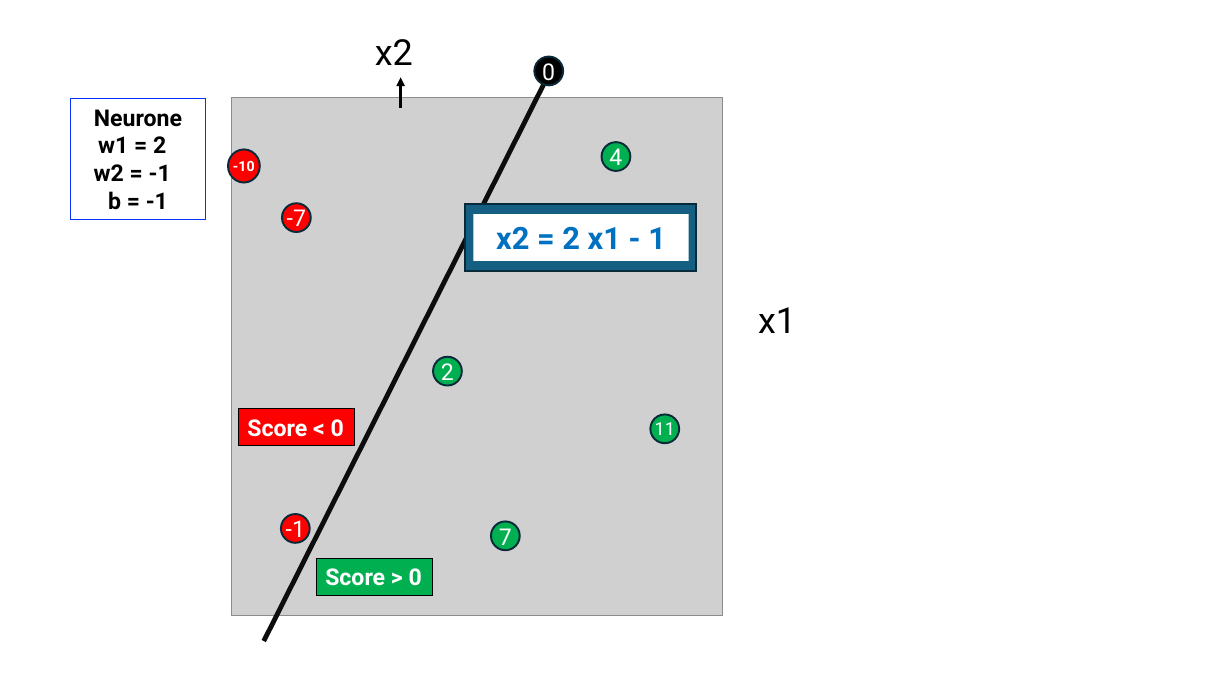
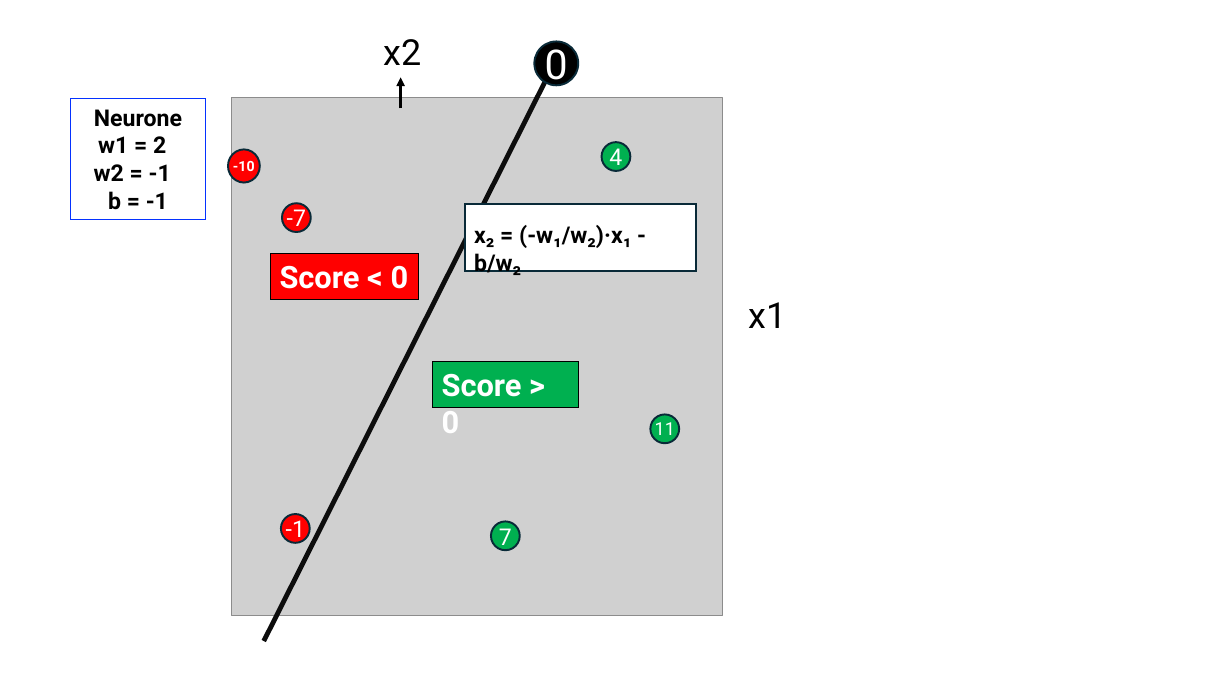
Before and after one commit to pirelaurent/IA_boite_blanche, a slide deck: slide 5 of outillage.pptx. Drawn at 1232x693 pixels with LibreOffice and Linux fonts; fonts in the diff are those of the drawing; grey boxes stand for pictures. Boxes give left, top, right and bottom in pixels: in the first picture for what was removed or moved away, otherwise in the second. Text is boxed around its words. In the diff, an @@ line names an element or a change of style, - is before the commit and + after.

```diff
--- a/outillage.pptx
+++ b/outillage.pptx
@@ text "x2": place and size @@
-text "x2" at box(375, 39, 413, 65)
+text "x2" at box(383, 39, 421, 65)
@@ ellipse "0": place and size @@
-ellipse "0" at box(534, 56, 563, 85)
+ellipse "0" at box(534, 42, 578, 85)
@@ ellipse "0" at box(534, 42, 578, 85): size 18 to 32 pt @@
@@ rectangle at box(465, 204, 696, 272): fill #156082 to #FFFFFF @@
@@ rectangle removed at box(473, 214, 689, 261) @@
-x2 = 2 x1 - 1
@@ text added at box(474, 225, 631, 275), 18 pt, text #000000, bold @@
+x₂ = (-w₁/w₂)·x₁ - b/w₂
@@ rectangle "Score < 0" at box(271, 253, 420, 299): size 18 to 24 pt @@
@@ rectangle "Score < 0": place and size @@
-rectangle "Score < 0" at box(238, 409, 355, 445)
+rectangle "Score < 0" at box(271, 253, 420, 299)
@@ text "x1": place and size @@
-text "x1" at box(758, 307, 796, 333)
+text "x1" at box(748, 302, 786, 328)
@@ ellipse removed at box(433, 357, 462, 385) @@
-2
@@ rectangle "Score > 0": place and size @@
-rectangle "Score > 0" at box(316, 558, 433, 595)
+rectangle "Score > 0" at box(433, 361, 579, 408)
@@ rectangle "Score > 0" at box(433, 361, 579, 408): size 18 to 24 pt @@
```
Also in this commit, not shown: 3 other slides changed, 2 slides added, 2 slides removed, 9 other files.
